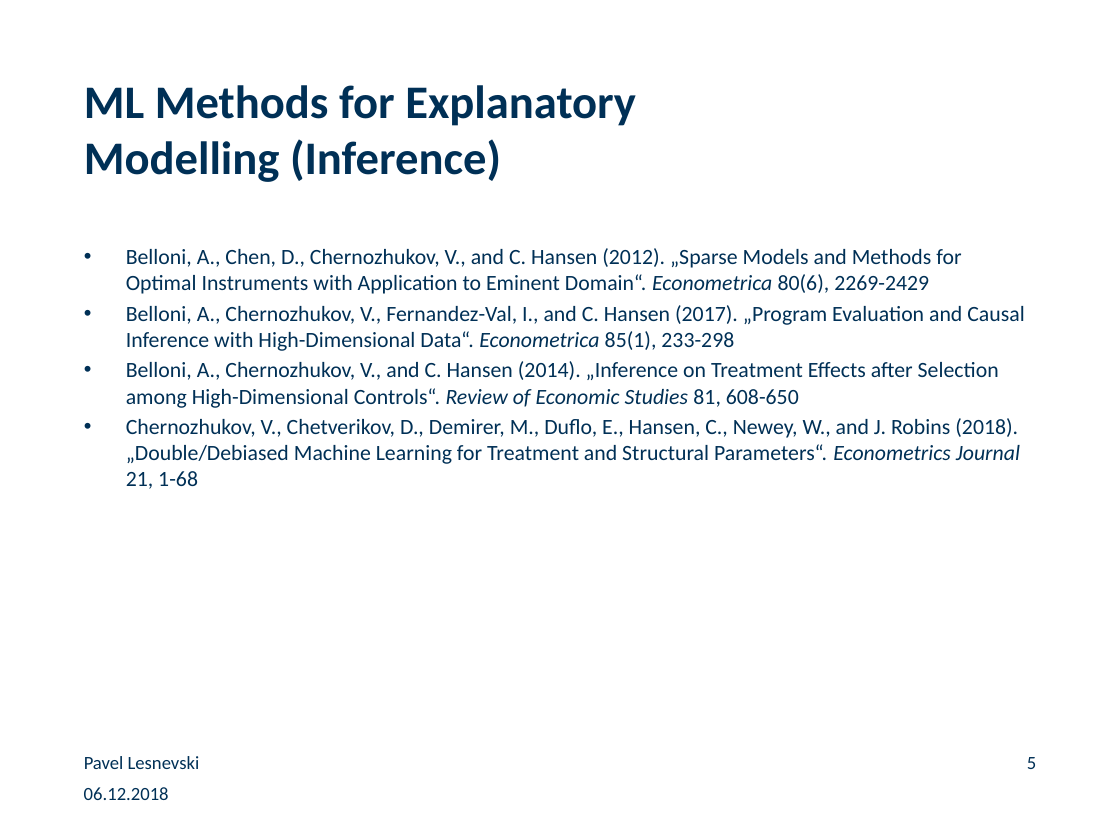
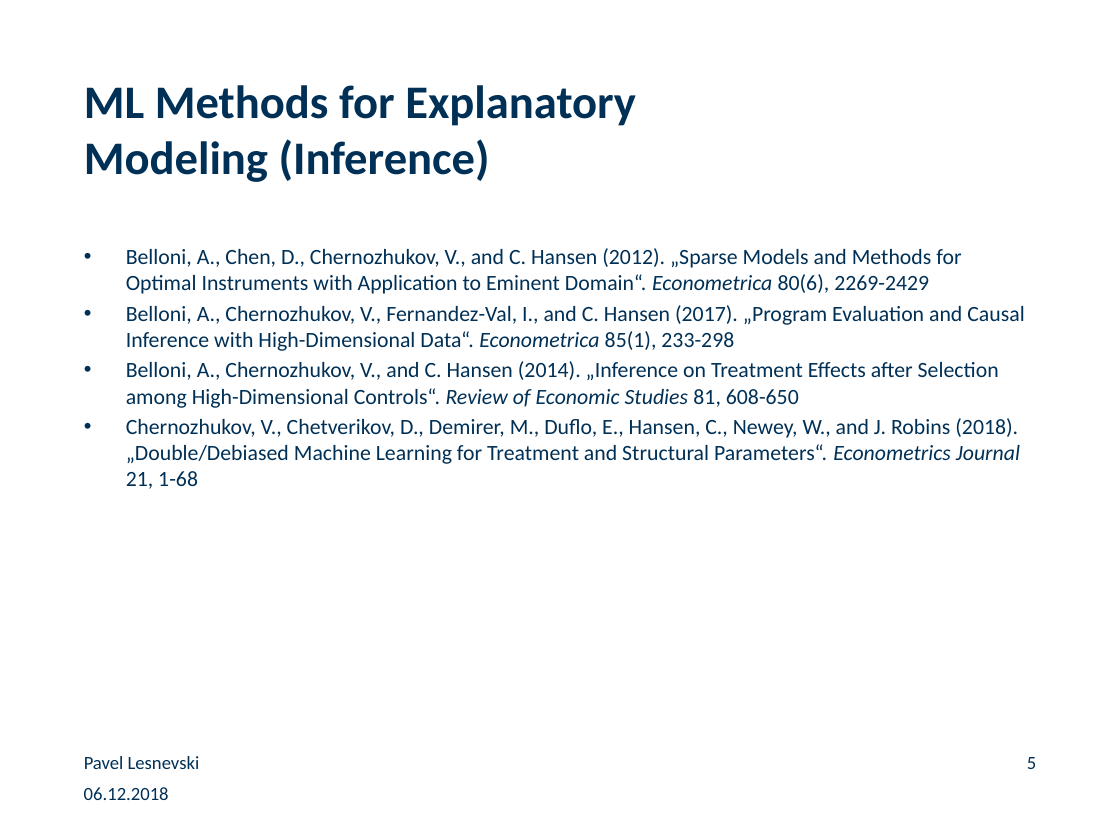
Before and after one commit to paveles/Machine_Learning_and_Equity_Index_Returns, a slide deck: slide 5 of _presentation/MachineLearning_StockMarketReturns.pptx. Drawn at 1120x840 pixels with LibreOffice and Linux fonts; fonts in the diff are those of the drawing; background and template pictures are left out. Boxes give left, top, right and bottom in pixels: in the first picture for what was removed or moved away, otherwise in the second. Text is boxed around its words. In the diff, an @@ line names an element or a change of style, - is before the commit and + after.

```diff
--- a/_presentation/MachineLearning_StockMarketReturns.pptx
+++ b/_presentation/MachineLearning_StockMarketReturns.pptx
@@ title at (84,85,636,182): text changed @@
-ML Methods for Explanatory Modelling (Inference)
+ML Methods for Explanatory Modeling (Inference)
```
Also in this commit, not shown: 10 other slides changed, 3 slides added, 1 slide removed, 14 other files.
